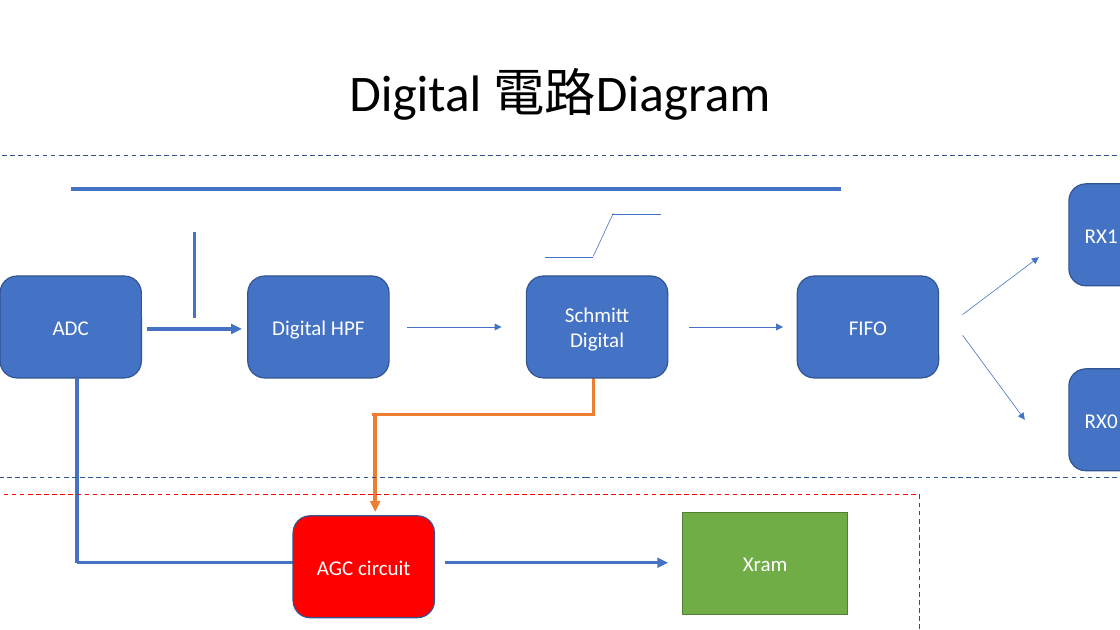
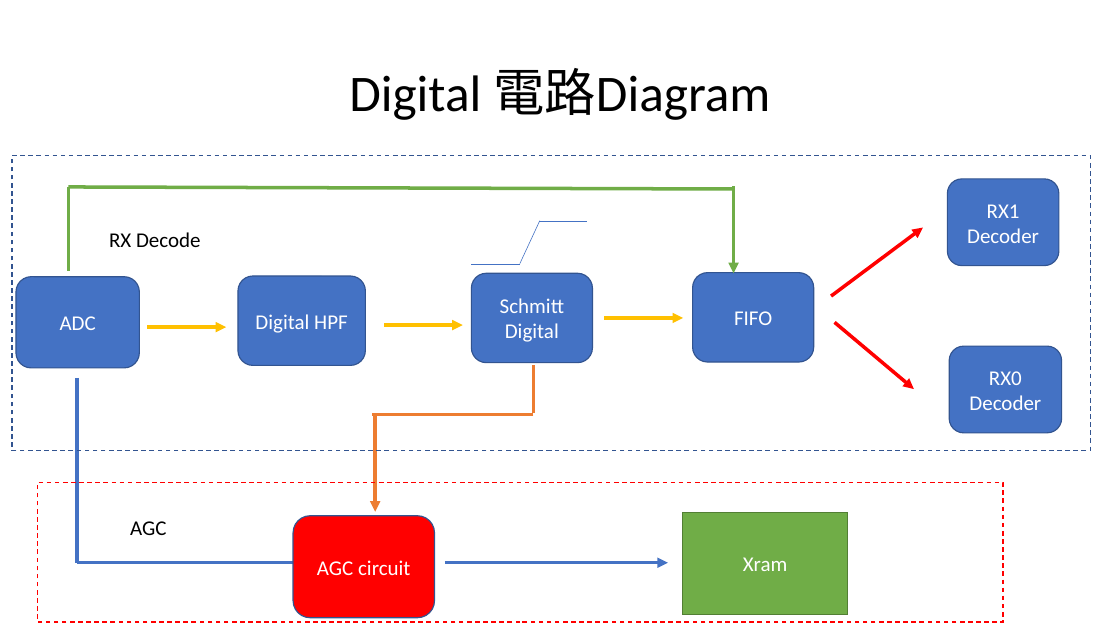
Before and after one commit to a0910281835/Summrary_PDF, a slide deck: slide 30 of Project_Summary_pdf/Project_Summary.pptx. Drawn at 1120x630 pixels with LibreOffice and Linux fonts; fonts in the diff are those of the drawing. Boxes give left, top, right and bottom in pixels: in the first picture for what was removed or moved away, otherwise in the second. Text is boxed around its words. In the diff, an @@ line names an element or a change of style, - is before the commit and + after.

Commit message:
* Update Digital Process Chat

```diff
--- a/Project_Summary_pdf/Project_Summary.pptx
+++ b/Project_Summary_pdf/Project_Summary.pptx
@@ rectangle: place and size @@
-rectangle at (0,155,1120,478)
+rectangle at (12,155,1091,451)
@@ rounded rectangle "RX1 Decoder": place and size @@
-rounded rectangle "RX1 Decoder" at (1069,184,1120,286)
+rounded rectangle "RX1 Decoder" at (948,179,1060,266)
@@ line moved from (71, 189) - (841, 189) to (68, 187) - (734, 189) @@
@@ line (68, 187) - (734, 189): stroke #4472C4 3 pt to #70AD47 3 pt @@
@@ line added from (68, 187) to (68, 271), #70AD47 3 pt @@
@@ arrow added from (734, 187) to (734, 273), #70AD47 3 pt @@
@@ text added at (109,232,201,247), 18 pt, text #000000 @@
+RX Decode
@@ line removed from (195, 232) to (195, 318) @@
@@ arrow added from (831, 296) to (923, 228), #FF0000 3 pt @@
@@ 3 lines: place and size @@
-3 lines at (545,213,661,257)
+3 lines at (471,221,587,265)
@@ arrow removed from (963, 314) to (1039, 257) @@
@@ rounded rectangle "ADC": place and size @@
-rounded rectangle "ADC" at (0,276,141,378)
+rounded rectangle "ADC" at (16,276,139,368)
@@ rounded rectangle "Digital HPF": place and size @@
-rounded rectangle "Digital HPF" at (248,276,389,378)
+rounded rectangle "Digital HPF" at (238,276,365,365)
@@ rounded rectangle "Schmitt Digital": place and size @@
-rounded rectangle "Schmitt Digital" at (527,276,668,378)
+rounded rectangle "Schmitt Digital" at (471,273,592,362)
@@ rounded rectangle "FIFO": place and size @@
-rounded rectangle "FIFO" at (797,276,939,378)
+rounded rectangle "FIFO" at (693,273,814,362)
@@ arrow moved from (148, 329) - (242, 329) to (148, 327) - (226, 327) @@
@@ arrow (148, 327) - (226, 327): stroke #4472C4 3 pt to #FFC000 3 pt @@
@@ arrow moved from (408, 327) - (502, 327) to (384, 325) - (463, 325) @@
@@ arrow (384, 325) - (463, 325): stroke #4472C4 0.5 pt to #FFC000 3 pt @@
@@ arrow moved from (689, 327) - (783, 327) to (604, 318) - (683, 318) @@
@@ arrow (604, 318) - (683, 318): stroke #4472C4 0.5 pt to #FFC000 3 pt @@
@@ arrow added from (835, 323) to (914, 389), #FF0000 3 pt @@
@@ rounded rectangle "RX0 Decoder": place and size @@
-rounded rectangle "RX0 Decoder" at (1069,369,1120,471)
+rounded rectangle "RX0 Decoder" at (949,346,1062,433)
@@ arrow removed from (963, 335) to (1025, 420) @@
@@ line moved from (593, 367) - (593, 414) to (534, 365) - (534, 413) @@
@@ line moved from (595, 414) - (372, 414) to (534, 414) - (372, 414) @@
@@ rectangle: place and size @@
-rectangle at (0,495,920,630)
+rectangle at (37,482,1003,622)
@@ text added at (130,521,166,535), 18 pt, text #000000 @@
+AGC
```
Also in this commit, not shown: 2 other slides changed.
